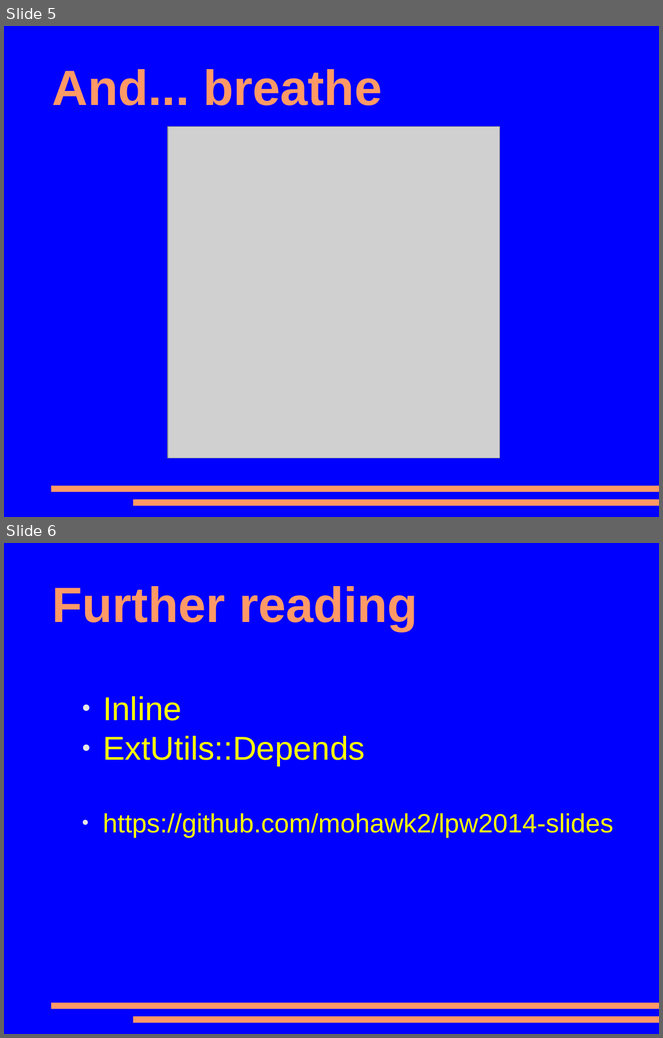
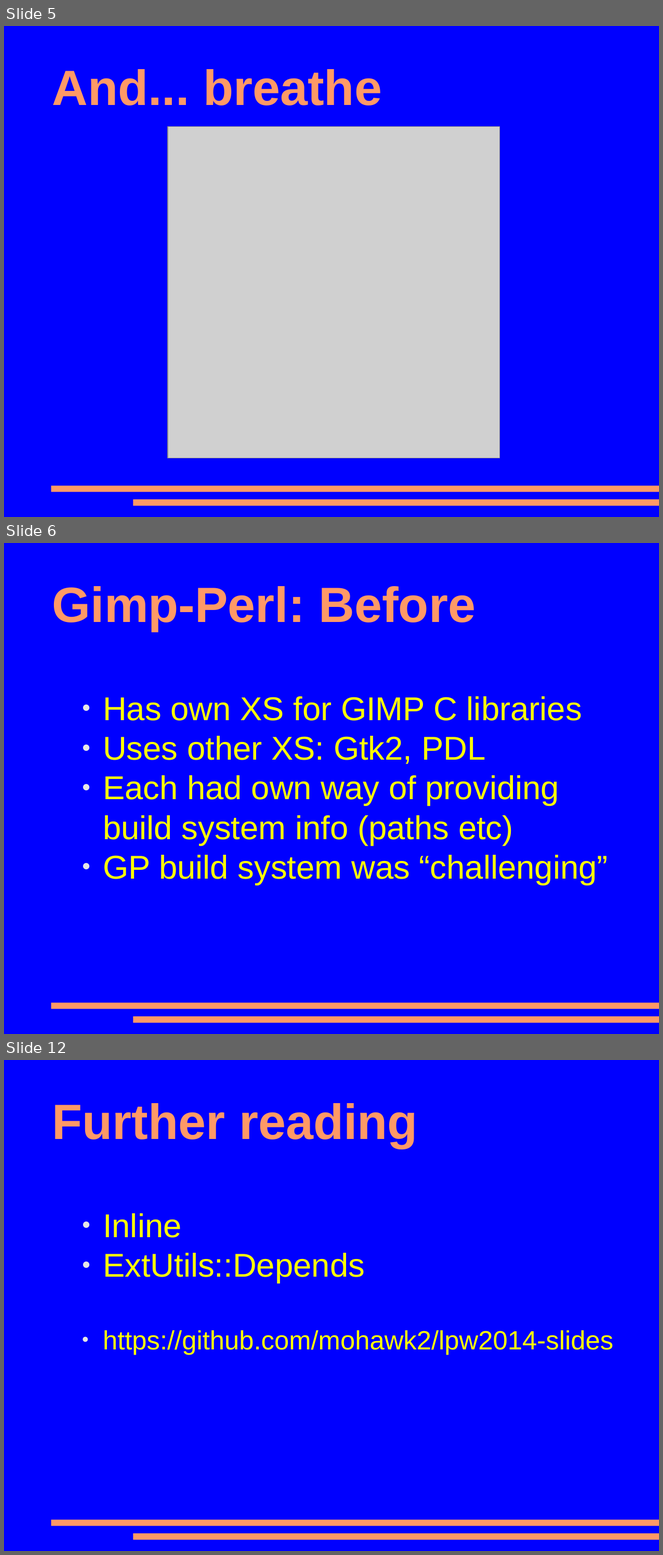
Before and after one commit to mohawk2/presentations, a slide deck: lpw2014-closinggaps.odp. Shown one above the other, each under a label of ours: slides 5 and 6 before the commit, slides 5, 6 and 12 after it; the slides between them are not shown. The pictures are 663x1038 and 663x1555 pixels, drawn with LibreOffice and Linux fonts; fonts in the diff are those of the drawing; grey boxes stand for pictures. Boxes give left, top, right and bottom in pixels: in the first picture for what was removed or moved away, otherwise in the second. Text is boxed around its words. In the diff, an @@ line names an element or a change of style, - is before the commit and + after.

```diff
--- a/lpw2014-closinggaps.odp
+++ b/lpw2014-closinggaps.odp
@@ slide 6 added at [4, 543, 659, 1034], background #0000FF; not listed: 2 template elements that a slide beside it also shows @@
@@ title added at [52, 586, 476, 631], 60 pt, text #FF9966, bold @@
+Gimp-Perl: Before
@@ text added at [103, 696, 608, 885], 40 pt, text #FFFF00 @@
+● Has own XS for GIMP C libraries
+● Uses other XS: Gtk2, PDL
+● Each had own way of providing build system info (paths etc)
+● GP build system was “challenging”
@@ what was slide 6 is now slide 12 @@
```
Also in this commit, not shown: 5 other slides added.
